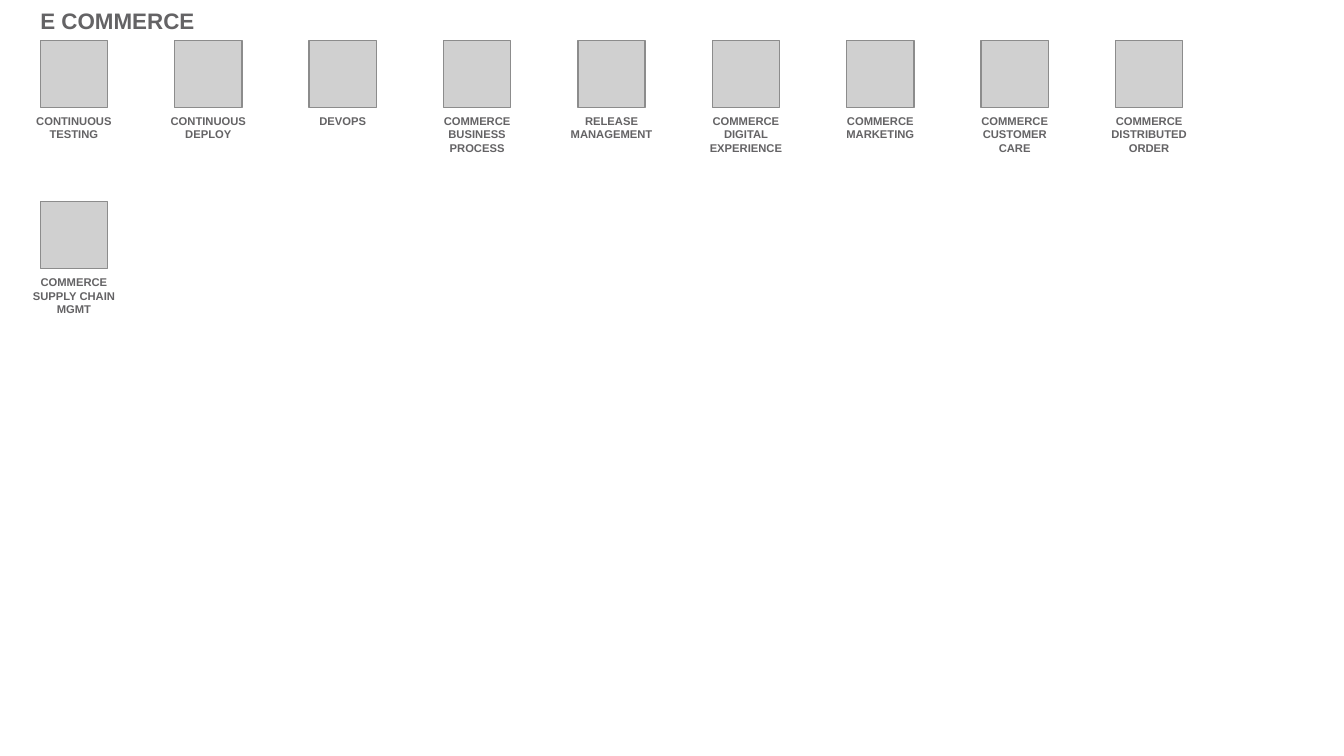
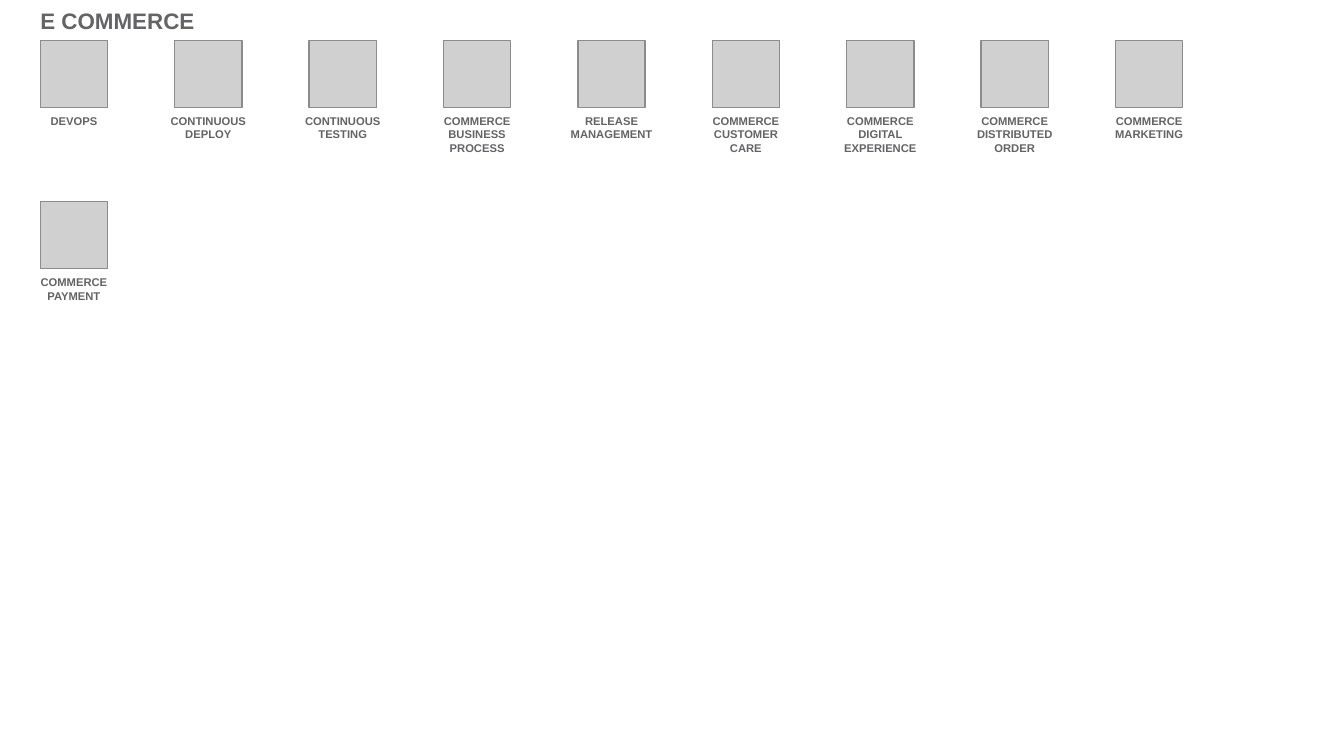
Before and after one commit to l2fprod/myarchitecture, a slide deck: slide 17 of mycatalog-architecture-diagram-template.pptx. Drawn at 1344x756 pixels with LibreOffice and Linux fonts; fonts in the diff are those of the drawing; grey boxes stand for pictures. Boxes give left, top, right and bottom in pixels: in the first picture for what was removed or moved away, otherwise in the second. Text is boxed around its words. In the diff, an @@ line names an element or a change of style, - is before the commit and + after.

```diff
--- a/mycatalog-architecture-diagram-template.pptx
+++ b/mycatalog-architecture-diagram-template.pptx
@@ text at [51, 117, 98, 125]: text changed @@
-CONTINUOUS TESTING
+DEVOPS
@@ text at [305, 117, 380, 138]: text changed @@
-DEVOPS
+CONTINUOUS TESTING
@@ text at [713, 117, 780, 152]: text changed @@
-COMMERCE DIGITAL EXPERIENCE
+COMMERCE CUSTOMER CARE
@@ text at [844, 117, 916, 152]: text changed @@
-COMMERCE MARKETING
+COMMERCE DIGITAL EXPERIENCE
@@ text at [977, 117, 1052, 152]: text changed @@
-COMMERCE CUSTOMER CARE
+COMMERCE DISTRIBUTED ORDER
@@ text at [1115, 117, 1183, 138]: text changed @@
-COMMERCE DISTRIBUTED ORDER
+COMMERCE MARKETING
@@ text at [41, 278, 108, 300]: text changed @@
-COMMERCE SUPPLY CHAIN MGMT
+COMMERCE PAYMENT
```
Also in this commit, not shown: 16 other slides changed, 1 slide added, 1 slide removed.
